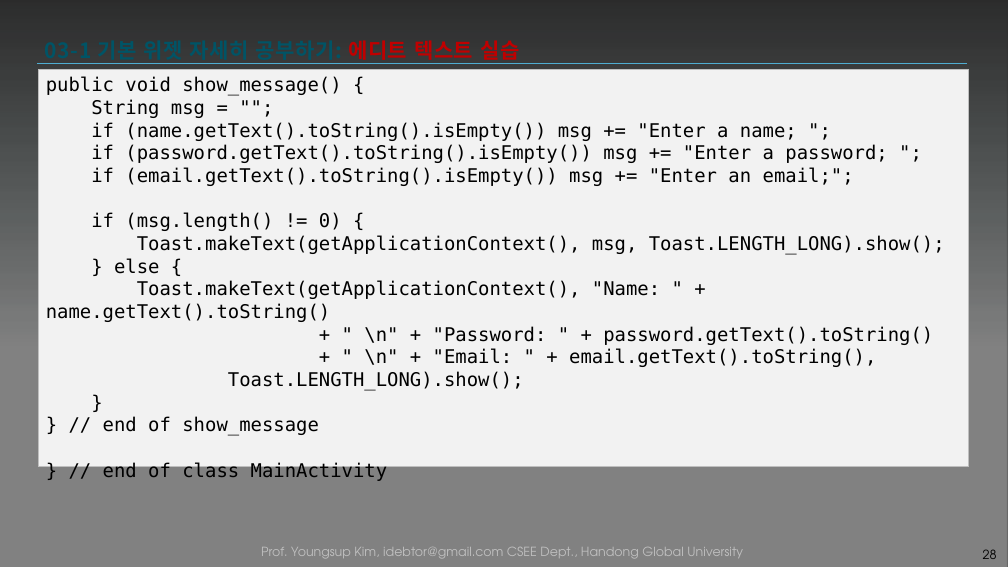
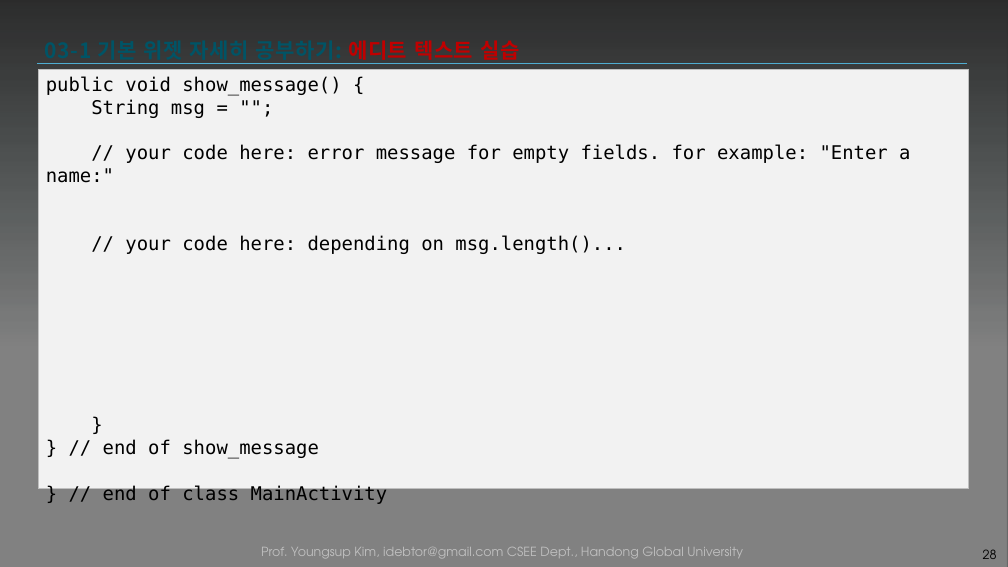
Before and after one commit to tae7841/HuStarAS, a slide deck: slide 28 of ppts/03Widget.pptx. Drawn at 1008x567 pixels with LibreOffice and Linux fonts; fonts in the diff are those of the drawing; background and template pictures are left out; a plain dark background stands for a picture behind light text. Boxes give left, top, right and bottom in pixels: in the first picture for what was removed or moved away, otherwise in the second. Text is boxed around its words. In the diff, an @@ line names an element or a change of style, - is before the commit and + after.

```diff
--- a/ppts/03Widget.pptx
+++ b/ppts/03Widget.pptx
@@ rectangle "public void show_message() {": place and size @@
-rectangle "public void show_message() {" at box(39, 70, 969, 467)
+rectangle "public void show_message() {" at box(39, 70, 969, 489)
@@ text in rectangle at box(46, 144, 910, 254): text changed @@
-if (name.getText().toString().isEmpty()) msg += "Enter a name; ";
-if (password.getText().toString().isEmpty()) msg += "Enter a password; ";
-if (email.getText().toString().isEmpty()) msg += "Enter an email;";
-if (msg.length() != 0) {
-Toast.makeText(getApplicationContext(), msg, Toast.LENGTH_LONG).show();
-} else {
-Toast.makeText(getApplicationContext(), "Name: " + name.getText().toString()
-+ " \n" + "Password: " + password.getText().toString()
-+ " \n" + "Email: " + email.getText().toString(),
-Toast.LENGTH_LONG).show();
+// your code here: error message for empty fields. for example: "Enter a name:"
+// your code here: depending on msg.length()...
```
Also in this commit, not shown: 3 other slides changed.
